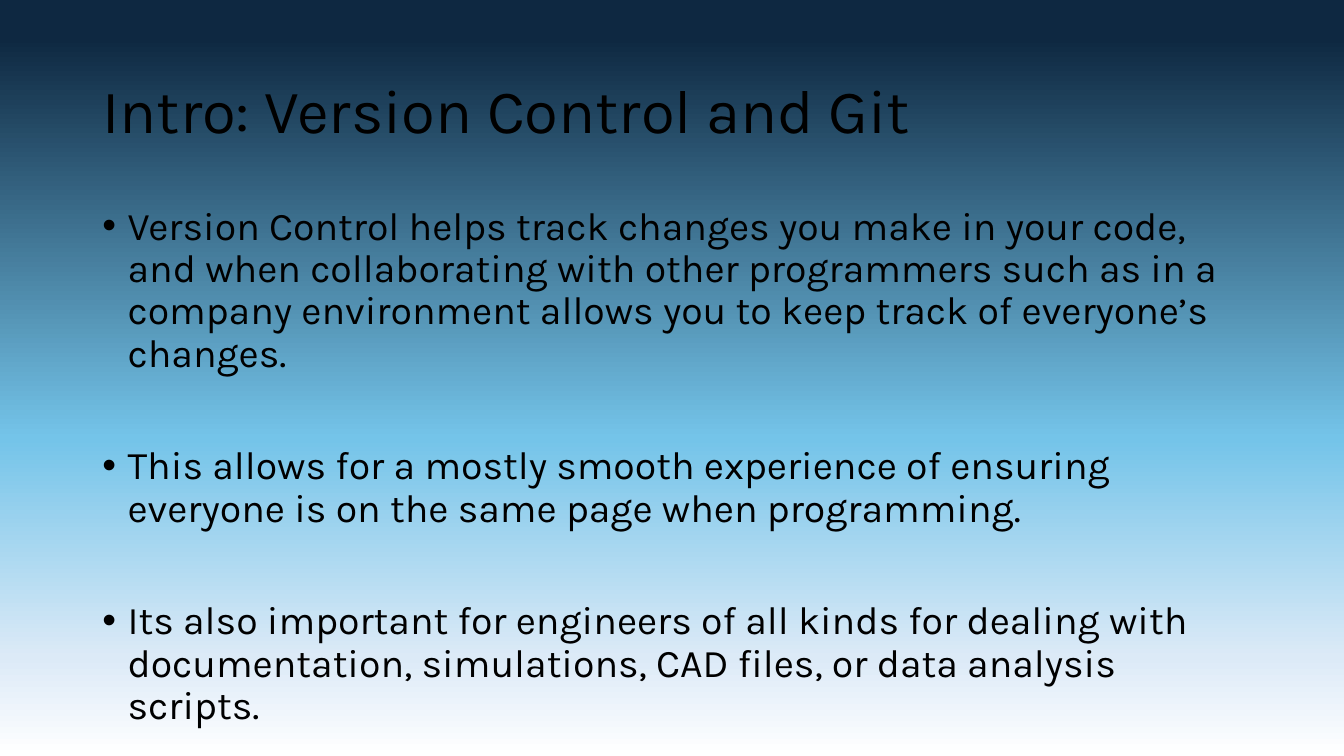
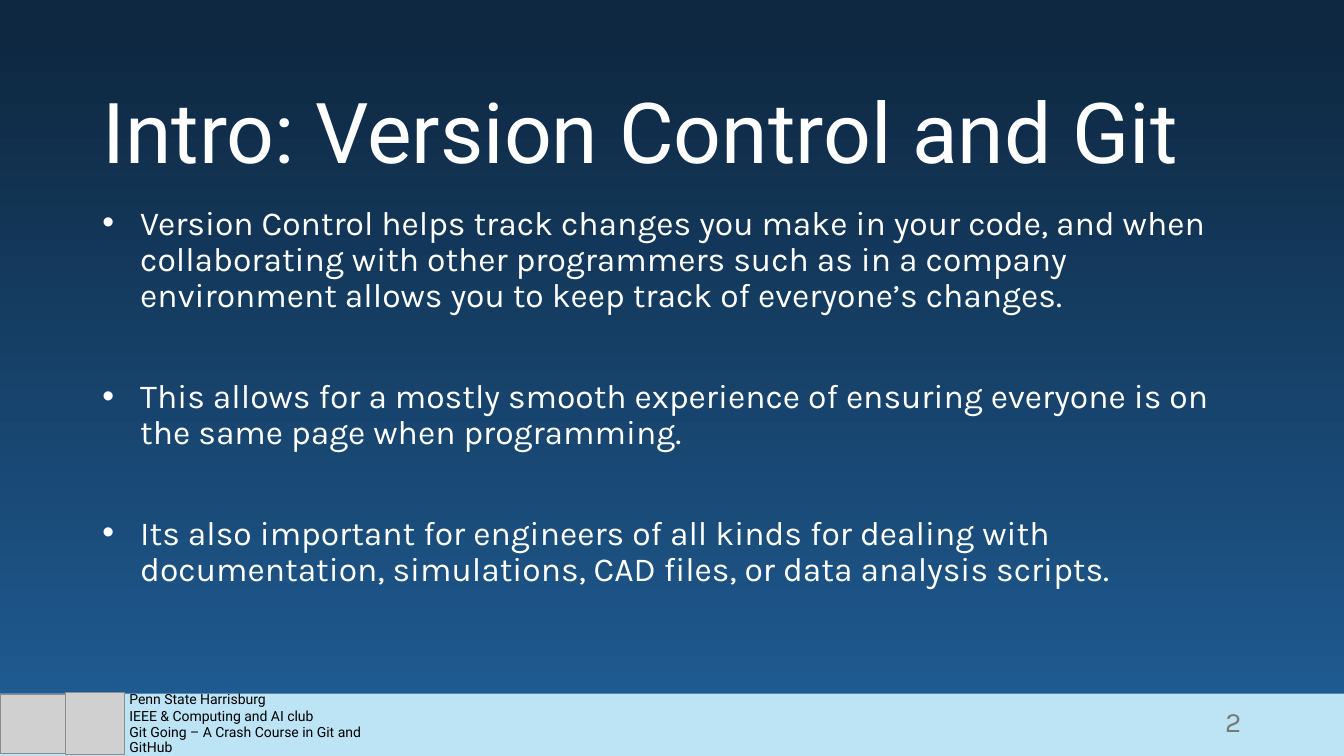
Before and after one commit to Blizzartnaut/GitHub-Tut, a slide deck: slide 2 of GitHub Basics.pptx. Drawn at 1344x756 pixels with LibreOffice and Linux fonts; fonts in the diff are those of the drawing; grey boxes stand for pictures. Boxes give left, top, right and bottom in pixels: in the first picture for what was removed or moved away, otherwise in the second. Text is boxed around its words. In the diff, an @@ line names an element or a change of style, - is before the commit and + after.

Commit message:
Styles suggestion

```diff
--- a/GitHub Basics.pptx
+++ b/GitHub Basics.pptx
@@ background gradient #0E2841 to #74C4E9 to #DCEAF7 to #FFFFFF to gradient #0E2841 to #205E97 @@
@@ text "Intro: Version Control and Git" at [102, 100, 1177, 164]: size 44 to 60 pt, font Karla to Roboto, text colour #000000 to #FFFFFF; vertical alignment middle to bottom @@
@@ text "Version Control helps track changes ..." at [140, 212, 1208, 590]: size 28 to 24 pt, text colour #000000 to #FFFFFF; indent changed @@
@@ rectangle added at [0, 694, 1344, 756], fill #BDE4F5 @@
@@ picture added at [0, 695, 66, 754] @@
@@ picture added at [66, 693, 124, 755] @@
@@ text added at [129, 691, 361, 752], 10 pt, text #000000 @@
+Penn State Harrisburg
+IEEE & Computing and AI club
+Git Going – A Crash Course in Git and GitHub
@@ page number added at [1225, 714, 1241, 732], 20 pt, text #797979 @@
+2
```
Also in this commit, not shown: 12 other slides changed.
